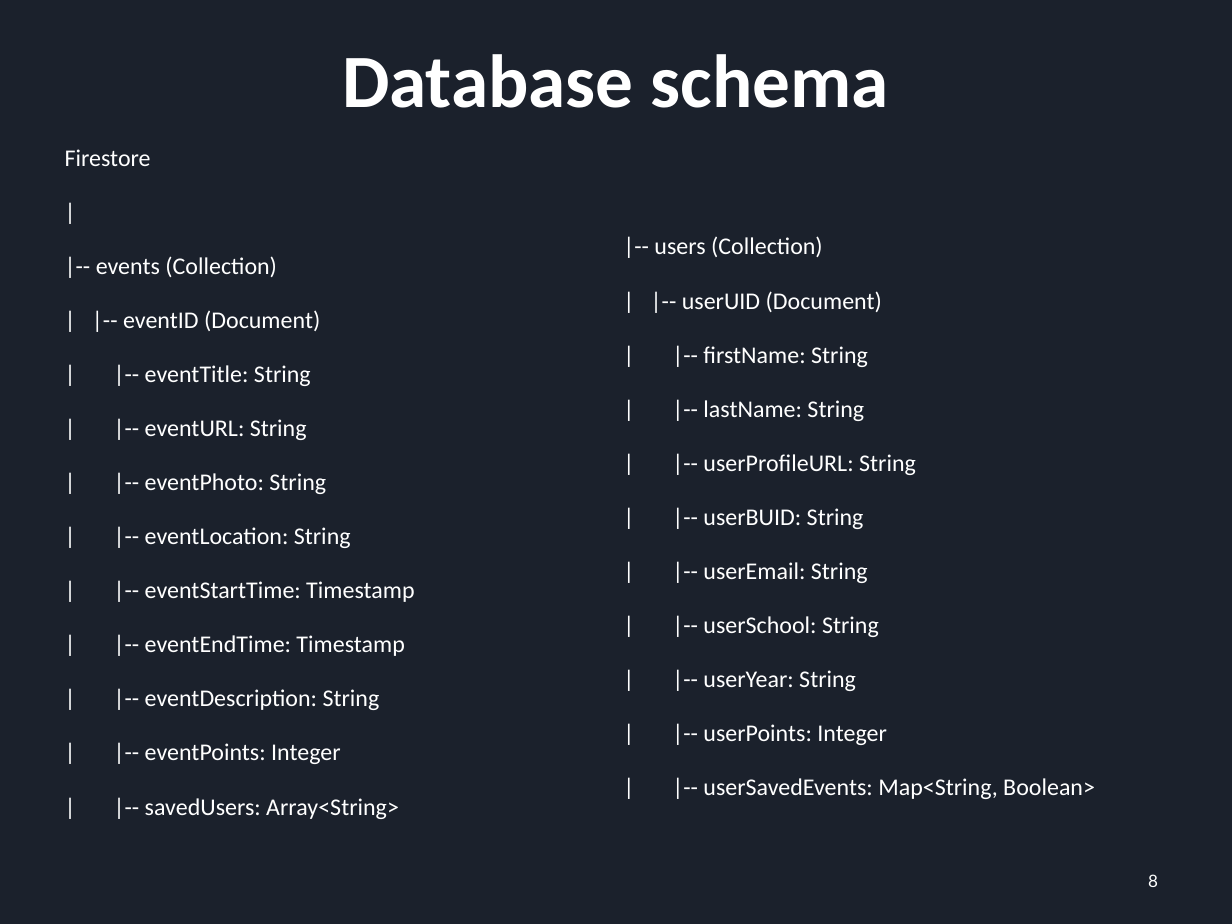
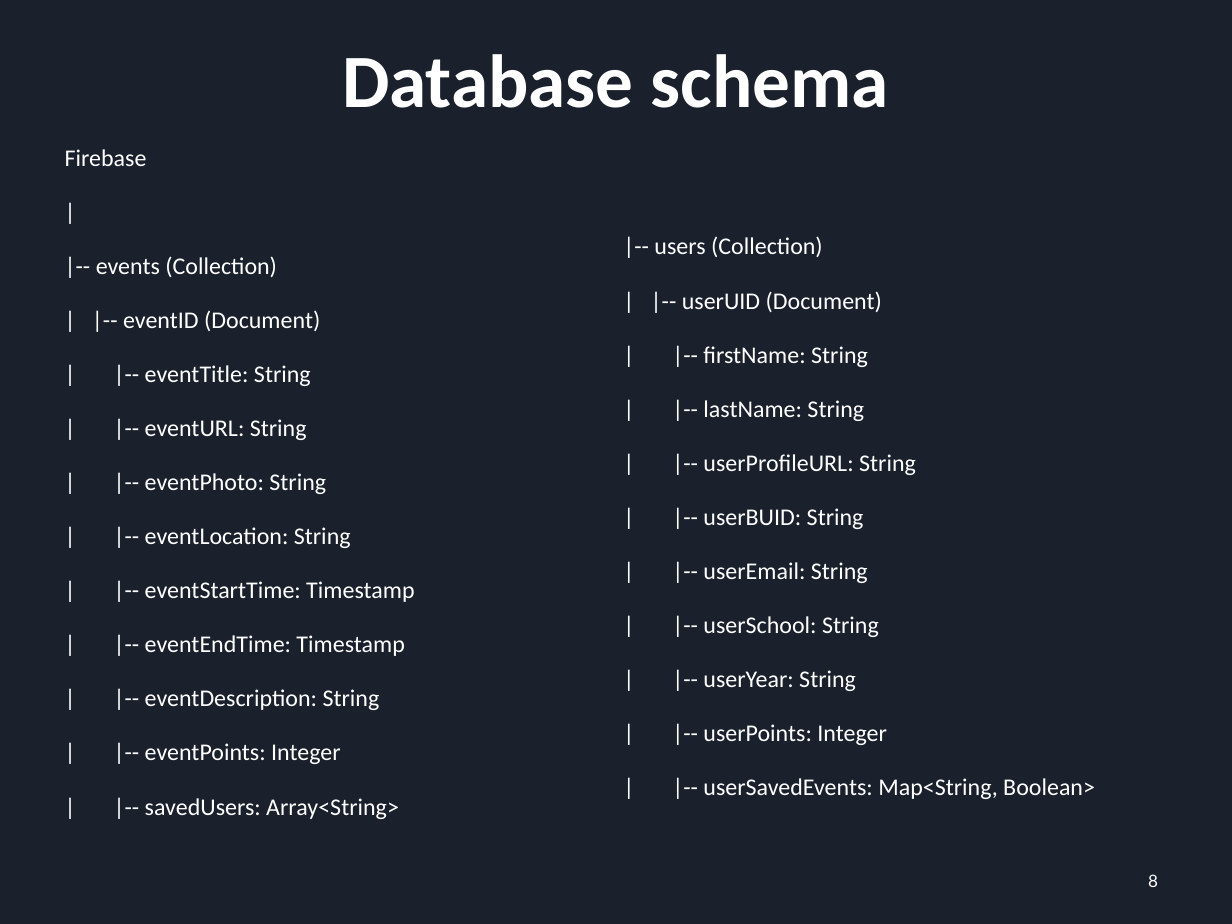
Before and after one commit to YuchenCao1/Jialong-Yuchen-Zihan-Team-BU-Event-Planer, a slide deck: slide 8 of Sprint_1_PRE.pptx. Drawn at 1232x924 pixels with LibreOffice and Linux fonts; fonts in the diff are those of the drawing. Boxes give left, top, right and bottom in pixels: in the first picture for what was removed or moved away, otherwise in the second. Text is boxed around its words. In the diff, an @@ line names an element or a change of style, - is before the commit and + after.

```diff
--- a/Sprint_1_PRE.pptx
+++ b/Sprint_1_PRE.pptx
@@ text at <box>65,149,147,166</box>: text changed @@
-Firestore
+Firebase
```
